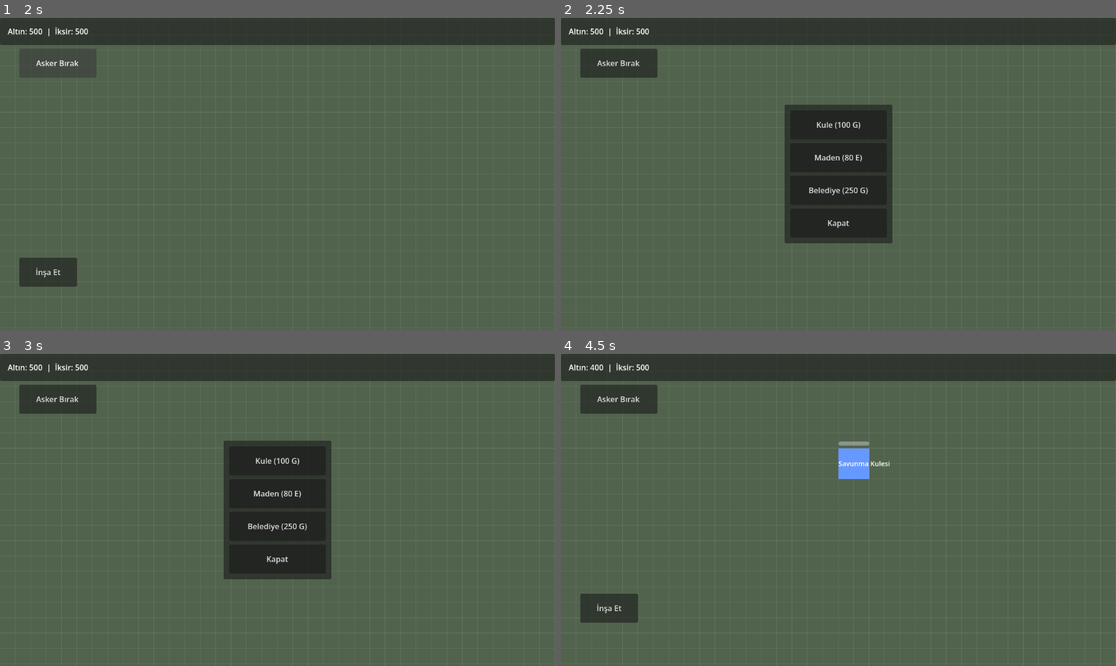
Above: before the commit, frames 1-4 (two rows, left to right).
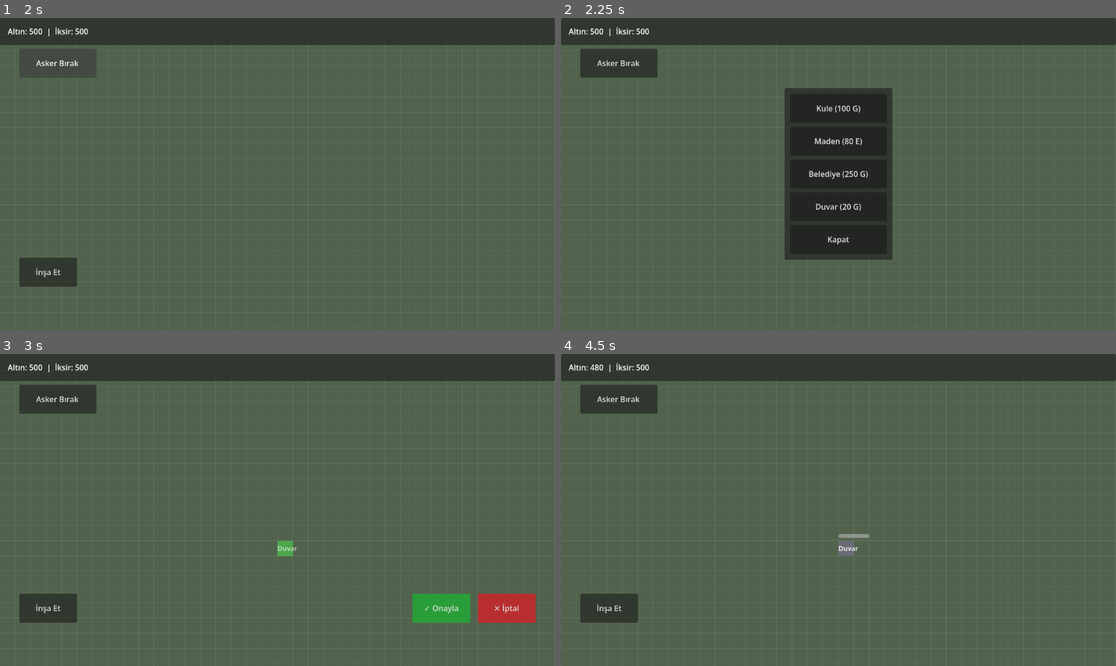
Above: after the commit, the same moments.

Repository: YazarKemal/ClashGame
Game: Godot game, scene res://scenes/main.tscn
The game is run twice, just before and just after one commit, with the same random seed, the same clock (stepped at 60 frames per second) and the same inputs.
Inputs (mouse positions are in pixels of both pictures, inside the frame that each line leads up to):
- Up to frame 1 (2 s): click "Asker Bırak" at 0.5 s; click "Kapat" at 1.25 s
- Up to frame 2 (2.25 s): click "İnşa Et" at 2 s
- Up to frame 3 (3 s): click (277, 541) at 2.75 s, where only the run after the commit has a clickable "Duvar (20 G)"
- Up to frame 4 (4.5 s): click (838, 460) at 3.5 s, where only the run before the commit has a clickable "Kule (100 G)"; click "✓ Onayla" at 4.25 s

Frame 1 is identical in both runs. In frame 2, 2.8% of the frame differs, in the area x 40-60%, y 22-78%; in frame 3, 11%, in the area x 3-97%, y 27-87%; in frame 4, 0.9%.

Commit message:
feat: add tower attack visuals, hit effects and Wall blocker unit
- building.gd: add Type.WALL (1x1, 20 gold, 800 HP, dark grey), is_wall(),
  white hit-flash on damage and CPUParticles2D death burst
- unit.gd: units stop and destroy a Wall closer than the nearest building
  before advancing; white hit-flash and death particles
- ui.tscn/ui.gd: add "Duvar (20 G)" build-menu button and placement wiring

Co-Authored-By: Claude Opus 4.7 <noreply@anthropic.com>

Diff:
--- a/scenes/ui.tscn
+++ b/scenes/ui.tscn
@@ -76,6 +76,11 @@
 layout_mode = 2
 text = "Belediye (250 G)"
 
+[node name="WallButton" type="Button" parent="BuildMenu/Margin/VBox"]
+custom_minimum_size = Vector2(200, 60)
+layout_mode = 2
+text = "Duvar (20 G)"
+
 [node name="CloseMenuButton" type="Button" parent="BuildMenu/Margin/VBox"]
 custom_minimum_size = Vector2(200, 60)
 layout_mode = 2
--- a/scripts/building.gd
+++ b/scripts/building.gd
@@ -4,7 +4,7 @@
 signal destroyed(cells: Array)
 
 enum State { PREVIEW, PLACED }
-enum Type { TOWER, MINE, TOWN_HALL }
+enum Type { TOWER, MINE, TOWN_HALL, WALL }
 
 const ATTACK_RANGE := 200.0
 const ATTACK_DAMAGE := 25
@@ -39,6 +39,15 @@
 		"gold_per_sec": 0,
 		"max_hp": 600,
 	},
+	Type.WALL: {
+		"name": "Duvar",
+		"size": 1,
+		"cost": 20,
+		"currency": "gold",
+		"color": Color(0.42, 0.42, 0.46, 1.0),
+		"gold_per_sec": 0,
+		"max_hp": 800,
+	},
 }
 
 const VALID_COLOR := Color(0.3, 0.9, 0.3, 0.75)
@@ -90,6 +99,10 @@
 ## Elixir spent if this building's currency is elixir, else 0.
 func elixir_cost() -> int:
 	return cost if currency == "elixir" else 0
+
+## True if this is a Wall (defensive blocker), which units must break first.
+func is_wall() -> bool:
+	return building_type == Type.WALL
 
 func _build_footprint() -> void:
 	var size := grid_size * GridConfig.TILE_SIZE
@@ -141,15 +154,42 @@
 	if state != State.PLACED:
 		return
 	hp -= amount
+	_flash_hit()
 	if _hp_bar != null:
 		_hp_bar.value = max(hp, 0)
 	if hp <= 0:
 		_die()
 
+## Briefly flashes the body white so hits are visible.
+func _flash_hit() -> void:
+	if _body == null:
+		return
+	_body.color = Color.WHITE
+	var tw := create_tween()
+	tw.tween_property(_body, "color", _base_color, 0.1)
+
 func _die() -> void:
+	_spawn_death_particles()
 	remove_from_group("buildings")
 	destroyed.emit(cells)
 	queue_free()
+
+func _spawn_death_particles() -> void:
+	var p := CPUParticles2D.new()
+	p.one_shot = true
+	p.explosiveness = 1.0
+	p.emitting = true
+	p.amount = 24
+	p.lifetime = 0.6
+	p.direction = Vector2.UP
+	p.spread = 180.0
+	p.initial_velocity_min = 60.0
+	p.initial_velocity_max = 140.0
+	p.gravity = Vector2(0, 200)
+	p.color = _base_color
+	p.position = position
+	add_child(p)
+	p.finished.connect(p.queue_free)
 
 func _start_production() -> void:
 	if _timer != null:
--- a/scripts/ui.gd
+++ b/scripts/ui.gd
@@ -14,6 +14,7 @@
 @onready var tower_button: Button = $BuildMenu/Margin/VBox/TowerButton
 @onready var mine_button: Button = $BuildMenu/Margin/VBox/MineButton
 @onready var town_hall_button: Button = $BuildMenu/Margin/VBox/TownHallButton
+@onready var wall_button: Button = $BuildMenu/Margin/VBox/WallButton
 @onready var close_menu_button: Button = $BuildMenu/Margin/VBox/CloseMenuButton
 @onready var confirm_button: Button = $PlacementButtons/ConfirmButton
 @onready var cancel_button: Button = $PlacementButtons/CancelButton
@@ -30,6 +31,7 @@
 	tower_button.pressed.connect(_start_tower_placement)
 	mine_button.pressed.connect(_start_mine_placement)
 	town_hall_button.pressed.connect(_start_town_hall_placement)
+	wall_button.pressed.connect(_start_wall_placement)
 	close_menu_button.pressed.connect(_close_build_menu)
 	confirm_button.pressed.connect(_on_confirm_pressed)
 	cancel_button.pressed.connect(_on_cancel_pressed)
@@ -76,6 +78,11 @@
 	build_menu.hide()
 	build_button.show()
 
+func _start_wall_placement() -> void:
+	manager.start_placement(Building.Type.WALL)
+	build_menu.hide()
+	build_button.show()
+
 func _on_placement_started() -> void:
 	confirm_button.show()
 	cancel_button.show()
--- a/scripts/unit.gd
+++ b/scripts/unit.gd
@@ -8,6 +8,7 @@
 const MAX_HP := 100
 
 var hp := MAX_HP
+var _base_color := Color(0.9, 0.2, 0.2, 1.0)
 
 var _attack_cd := 0.0
 
@@ -16,6 +17,7 @@
 
 func _ready() -> void:
 	add_to_group("units")
+	_base_color = _body.color
 	_body.polygon = _circle_points(10.0, 12)
 	_hp_bar.position = Vector2(-12.0, -24.0)
 	_hp_bar.size = Vector2(24.0, 5.0)
@@ -23,7 +25,7 @@
 	_hp_bar.value = hp
 
 func _physics_process(delta: float) -> void:
-	var target: Node2D = _nearest_building()
+	var target: Node2D = _select_target()
 	if target == null:
 		return
 	var to_target: Vector2 = target.global_position - global_position
@@ -34,6 +36,17 @@
 		if _attack_cd <= 0.0:
 			target.take_damage(DAMAGE)
 			_attack_cd = ATTACK_INTERVAL
+
+## Chooses what to attack: a Wall closer than the nearest building (so units
+## stop and break walls first), otherwise the nearest building.
+func _select_target() -> Node2D:
+	var building: Node2D = _nearest_building()
+	var wall: Node2D = _nearest_wall()
+	if wall != null and building != null:
+		if global_position.distance_squared_to(wall.global_position) \
+				< global_position.distance_squared_to(building.global_position):
+			return wall
+	return building
 
 func _nearest_building() -> Node2D:
 	var best: Node2D = null
@@ -46,12 +59,51 @@
 				best_d = d
 	return best
 
+## Nearest Wall among all buildings; used so units break walls in their path.
+func _nearest_wall() -> Node2D:
+	var best: Node2D = null
+	var best_d := INF
+	for b in get_tree().get_nodes_in_group("buildings"):
+		if b is Node2D and b.is_wall():
+			var d: float = global_position.distance_squared_to(b.global_position)
+			if d < best_d:
+				best = b
+				best_d = d
+	return best
+
 func take_damage(amount: int) -> void:
 	hp -= amount
+	_flash_hit()
 	if _hp_bar != null:
 		_hp_bar.value = max(hp, 0)
 	if hp <= 0:
+		_spawn_death_particles()
 		queue_free()
+
+## Briefly flashes the body white so hits are visible.
+func _flash_hit() -> void:
+	if _body == null:
+		return
+	_body.color = Color.WHITE
+	var tw := create_tween()
+	tw.tween_property(_body, "color", _base_color, 0.1)
+
+func _spawn_death_particles() -> void:
+	var p := CPUParticles2D.new()
+	p.one_shot = true
+	p.explosiveness = 1.0
+	p.emitting = true
+	p.amount = 16
+	p.lifetime = 0.5
+	p.direction = Vector2.UP
+	p.spread = 180.0
+	p.initial_velocity_min = 50.0
+	p.initial_velocity_max = 120.0
+	p.gravity = Vector2(0, 150)
+	p.color = _base_color
+	p.position = position
+	add_child(p)
+	p.finished.connect(p.queue_free)
 
 func _circle_points(radius: float, segments: int) -> PackedVector2Array:
 	var pts := PackedVector2Array()
